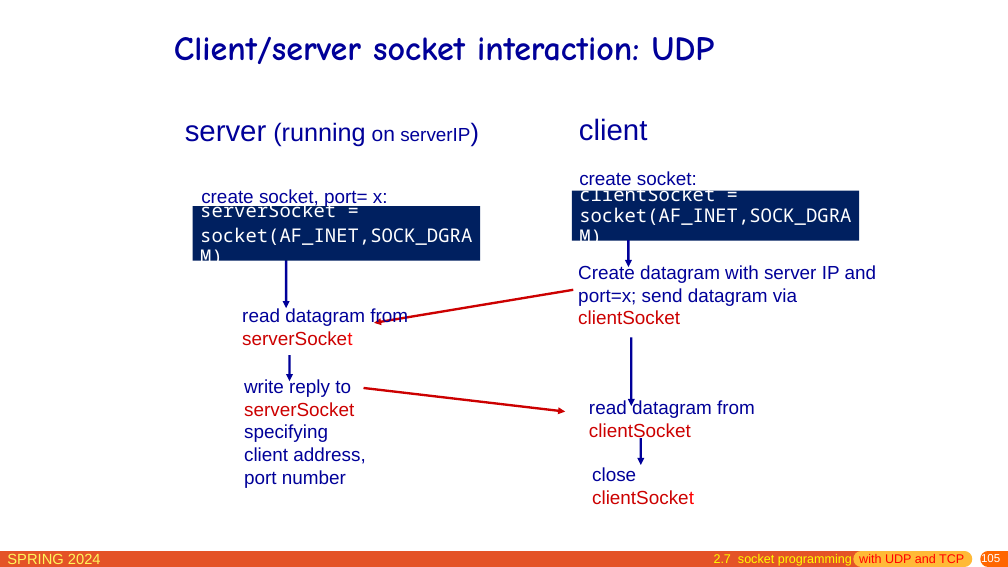
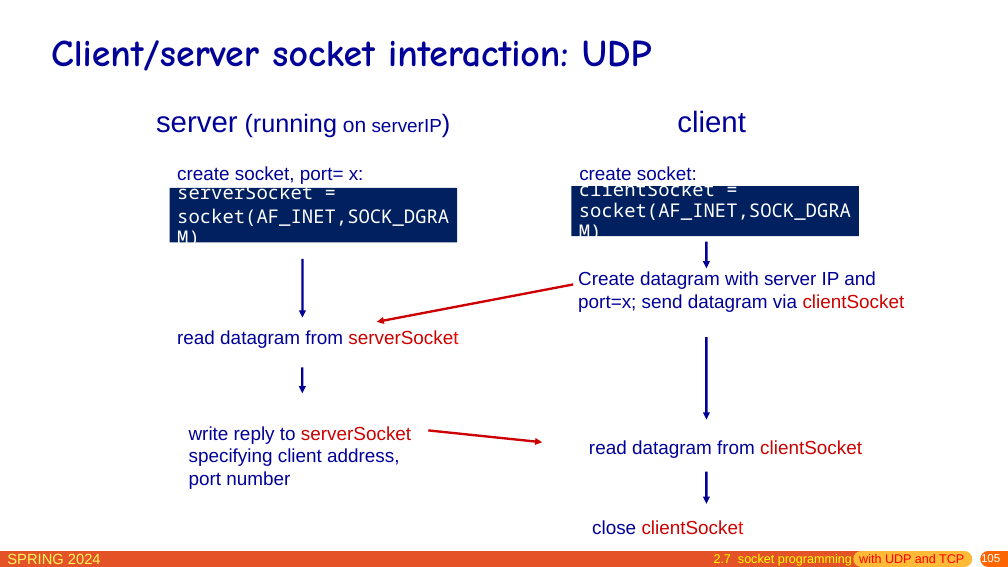
Before and after one commit to network-whu/slides, a slide deck: slide 105 of pptx/chapter2.pptx. Drawn at 1008x567 pixels with LibreOffice and Linux fonts; fonts in the diff are those of the drawing. Boxes give left, top, right and bottom in pixels: in the first picture for what was removed or moved away, otherwise in the second. Text is boxed around its words. In the diff, an @@ line names an element or a change of style, - is before the commit and + after.

```diff
--- a/pptx/chapter2.pptx
+++ b/pptx/chapter2.pptx
@@ title "Client/server socket interaction: UDP" moved from (x1=174, y1=37, x2=715, y2=64) to (x1=51, y1=40, x2=652, y2=71) @@
@@ title "Client/server socket interaction: UDP" at (x1=51, y1=40, x2=652, y2=71): size 32.4 to 36 pt @@
@@ text "server (running on serverIP)" moved from (x1=185, y1=122, x2=470, y2=146) to (x1=156, y1=113, x2=442, y2=138) @@
@@ text "client" moved from (x1=579, y1=118, x2=648, y2=141) to (x1=677, y1=110, x2=746, y2=133) @@
@@ text "create socket, port= x:" moved from (x1=201, y1=189, x2=388, y2=208) to (x1=177, y1=166, x2=364, y2=184) @@
@@ rectangle "clientSocket =" moved from (x1=572, y1=191, x2=859, y2=240) to (x1=572, y1=186, x2=859, y2=236) @@
@@ text "create socket:" moved from (x1=579, y1=171, x2=697, y2=186) to (x1=579, y1=166, x2=697, y2=181) @@
@@ rectangle "serverSocket =" moved from (x1=193, y1=206, x2=480, y2=261) to (x1=170, y1=188, x2=457, y2=242) @@
@@ arrow moved from (286, 260) - (286, 309) to (302, 259) - (302, 318) @@
@@ text "Create datagram with server IP ..." rewrapped from (x1=578, y1=264, x2=877, y2=325) to (x1=578, y1=271, x2=905, y2=312) @@
@@ arrow moved from (628, 240) - (628, 267) to (706, 241) - (706, 268) @@
@@ arrow moved from (573, 290) - (374, 323) to (573, 284) - (377, 322) @@
@@ text at (x1=177, y1=330, x2=458, y2=348): text changed @@
-read datagram from
-serverSocket
+read datagram from serverSocket
@@ arrow moved from (631, 337) - (631, 406) to (706, 337) - (706, 420) @@
@@ arrow moved from (290, 355) - (290, 381) to (302, 368) - (302, 393) @@
@@ text "write reply to serverSocket" moved from (x1=244, y1=378, x2=365, y2=488) to (x1=189, y1=426, x2=411, y2=489) @@
@@ text at (x1=189, y1=426, x2=411, y2=444): text changed @@
-write reply to
-serverSocket
+write reply to serverSocket
@@ arrow moved from (364, 388) - (566, 411) to (429, 430) - (542, 442) @@
@@ text at (x1=589, y1=440, x2=862, y2=458): text changed @@
-read datagram from
-clientSocket
+read datagram from clientSocket
@@ arrow moved from (641, 439) - (641, 465) to (706, 472) - (706, 504) @@
@@ text at (x1=592, y1=520, x2=744, y2=535): text changed @@
-close
-clientSocket
+close clientSocket
```
Also in this commit, not shown: 15 other slides changed, 1 other file.
